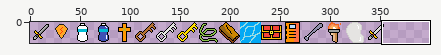
File history of a sprite sheet, resources/map/items.png. Above: a wide view before the commit, with the close-up outlined.
Close-up. The starting point:
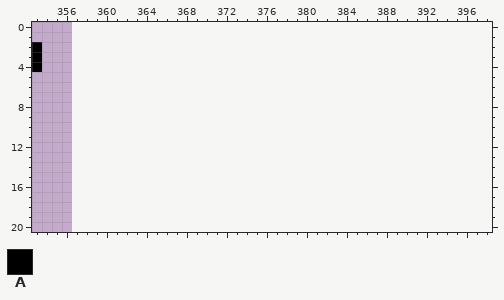
The file is 357x21 pixels. Colours within 5 levels of each other are drawn and written as one. Shown: x 353..398, y 0..20. The old version is drawn lined up with the new one, on the new canvas.
Palette (. is transparent): A #000000
Pixels before, first column x 353:
2 A
3 A
4 A
The result:
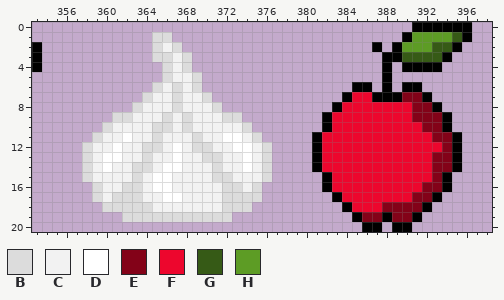
Colours new in this view: B #dcdcdc  C #f2f2f2  D #ffffff  E #830218  F #ed062d  G #365a16  H #5d9c25
What changed:
canvas 357x21 -> 399x21
y 0: x 391..396 ...... -> AAAAAA
y 1: x 365..366 .. -> BB; x 390..396 ....... -> AHHHHGA
y 2: x 365..367 ... -> BCB; x 387 . -> A; x 389..395 ....... -> AHHHGGA
y 3: x 365..368 .... -> BBCB; x 388..394 ....... -> AAGGGGA
y 4: x 366..368 ... -> BCB; x 388 . -> A; x 390..393 .... -> AAAA
y 5: x 366..369 .... -> BCCB; x 388 . -> A
y 6: x 365..369 ..... -> BCBCB; x 385..386 .. -> AA; x 388 . -> A; x 390..391 .. -> AA
y 7: x 364..370 ....... -> BCCBCCB; x 384..392 ......... -> AFFAAAEEA
y 8: x 363..371 ......... -> BCCCBCCCB; x 383..393 ........... -> AFFFFFFFEEA
y 9: x 361..373 ............. -> BBCCCBCBCCCBB; x 382..394 ............. -> AFFFFFFFFEEEA
y 10: x 360..374 ............... -> BCCCCBBCBCCCCCB; x 382..394 ............. -> AFFFFFFFFFEEA
y 11: x 359..375 ................. -> BCCDCCBCCCBCCDDCB; x 381..395 ............... -> AFFFFFFFFFFFEEA
y 12: x 358..376 ................... -> BCCDCCBBCDCBBCCDDCB; x 381..395 ............... -> AFFFFFFFFFFFFEA
y 13: x 358..376 ................... -> BCDDCCBCCDCCBBCCDCB; x 381..395 ............... -> AFFFFFFFFFFFEEA
y 14: x 358..376 ................... -> BCDCCBBCDDCCCBCCDCB; x 381..395 ............... -> AFFFFFFFFFFFEEA
y 15: x 358..376 ................... -> BCCCCBCDDCCCCBBCCCB; x 382..394 ............. -> AFFFFFFFFFFEA
y 16: x 359..375 ................. -> BCCBBCDDCCCCCBBCB; x 382..394 ............. -> AFFFFFFFFFEEA
y 17: x 359..375 ................. -> BCBBBCCDDCCCCBBBB; x 383..393 ........... -> AFFFFFFFEEA
y 18: x 360..374 ............... -> BBBBBCCCCCCCBBB; x 384..392 ......... -> AFFFEEEEA
y 19: x 362..372 ........... -> BBBBBBBBBBB; x 385..391 ....... -> AEEAEEA
y 20: x 386..387 .. -> AA; x 389..390 .. -> AA
Pixel boxes of the changes (left, top, right, bottom) in both close-ups:
added: (312, 22, 472, 232)
added: (82, 32, 272, 222)
